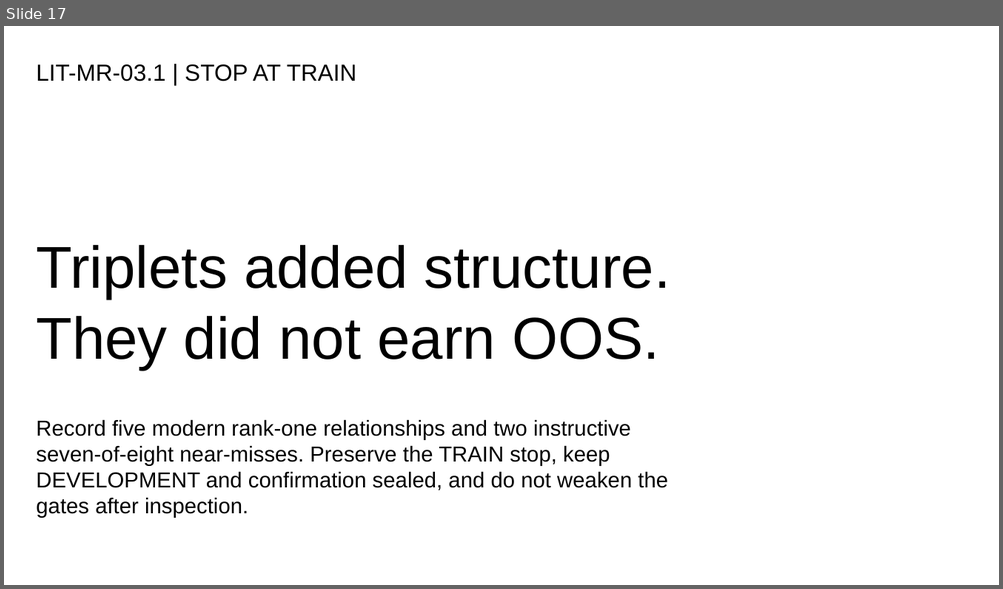
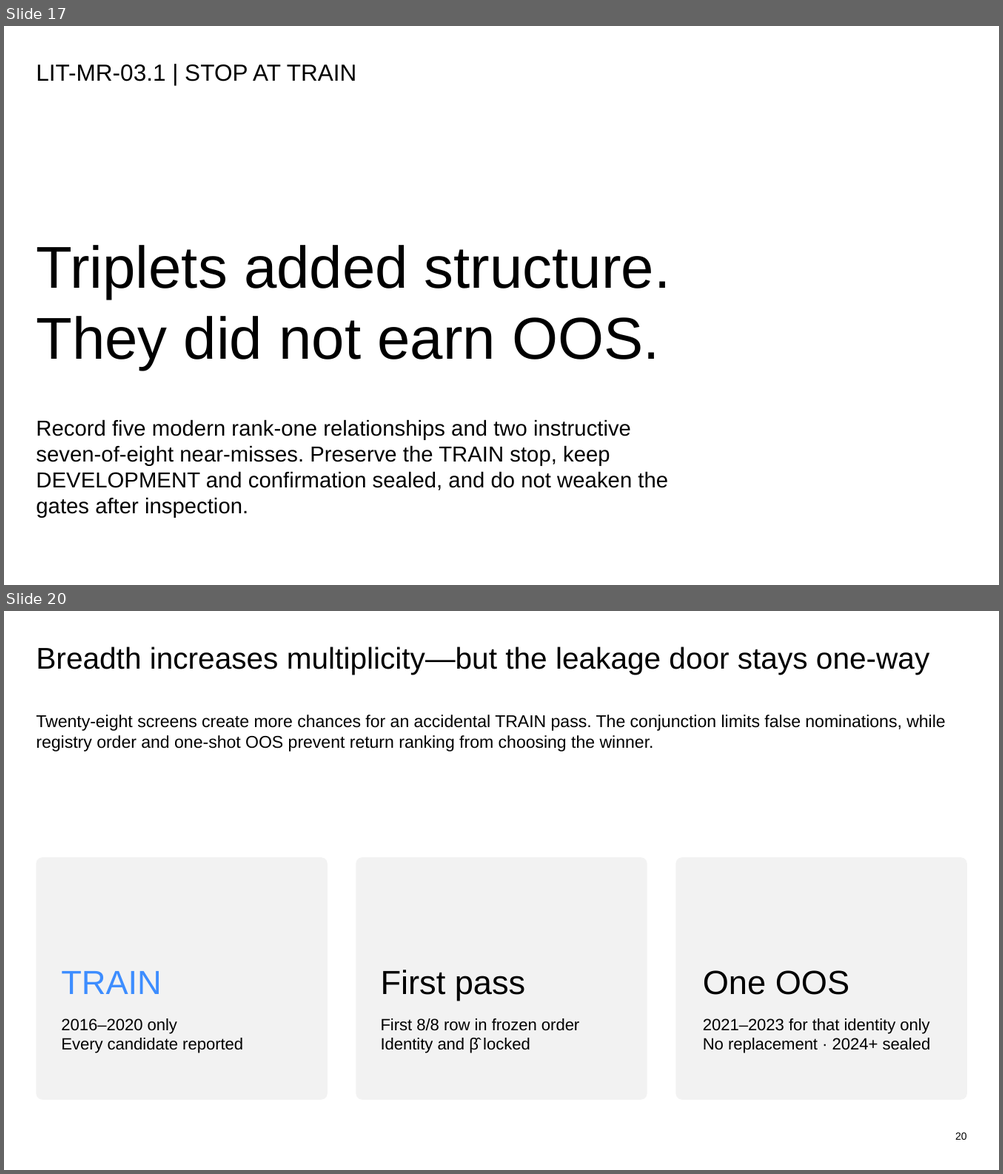
Before and after one commit to Francisc0Franc0/Time-Series-Modeling-Gen5, a slide deck: presentations/gen5_lit_mr_03_1_johansen_triplets_evidence.pptx. Shown one above the other, each under a label of ours: slide 17 before the commit, slides 17 and 20 after it; the slides between them are not shown. The pictures are 1003x589 and 1003x1174 pixels, drawn with LibreOffice and Linux fonts; fonts in the diff are those of the drawing. Boxes give left, top, right and bottom in pixels: in the first picture for what was removed or moved away, otherwise in the second. Text is boxed around its words. In the diff, an @@ line names an element or a change of style, - is before the commit and + after.

```diff
--- a/presentations/gen5_lit_mr_03_1_johansen_triplets_evidence.pptx
+++ b/presentations/gen5_lit_mr_03_1_johansen_triplets_evidence.pptx
@@ slide 20 added at [4,611,999,1170], background #FFFFFF @@
@@ text added at [36,647,929,675], 29 pt, text #000000 @@
+Breadth increases multiplicity—but the leakage door stays one-way
@@ text added at [36,715,945,752], 16.5 pt, text #000000 @@
+Twenty-eight screens create more chances for an accidental TRAIN pass. The conjunction limits false nominations, while registry order and one-shot OOS prevent return ranking from choosing the winner.
@@ rounded rectangle added at [36,858,327,1100], fill #F2F2F2 @@
@@ rounded rectangle added at [356,858,647,1100], fill #F2F2F2 @@
@@ rounded rectangle added at [675,858,967,1100], fill #F2F2F2 @@
@@ text added at [61,971,161,994], 32.2 pt, text #3D8DFF @@
+TRAIN
@@ text added at [381,970,525,1001], 32.2 pt, text #000000 @@
+First pass
@@ text added at [703,971,849,995], 32.2 pt, text #000000 @@
+One OOS
@@ text added at [61,1019,243,1054], 15.8 pt, text #000000 @@
+2016–2020 only
+Every candidate reported
@@ text added at [381,1019,579,1054], 15.8 pt, text #000000 @@
+First 8/8 row in frozen order
+Identity and β̂ locked
@@ text added at [703,1019,930,1054], 15.8 pt, text #000000 @@
+2021–2023 for that identity only
+No replacement · 2024+ sealed
@@ text added at [955,1133,967,1140], 10 pt, text #000000 @@
+20
```
Also in this commit, not shown: 7 other slides added, 11 other files.
